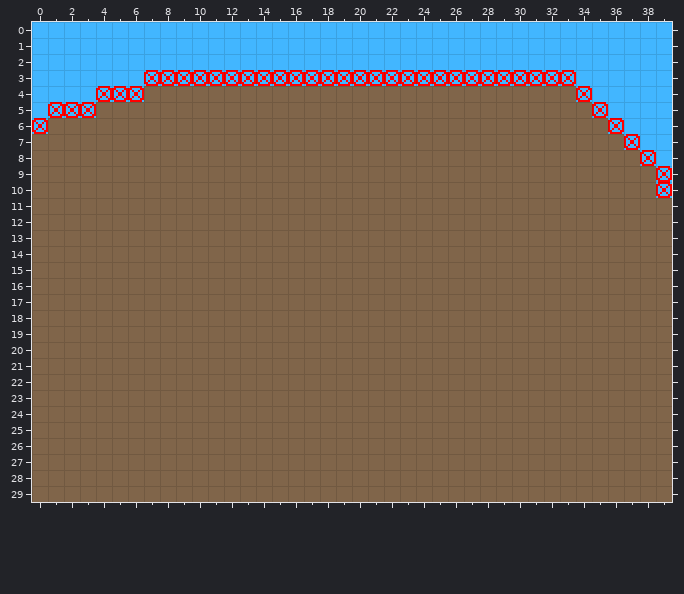
A Tiled map gets an edit: Avocado/data/maps/testing0.tmx. Above: the version before the commit.
Cells are 8x8 px. Shown: x 0..39, y 0..29.
Now the later version:
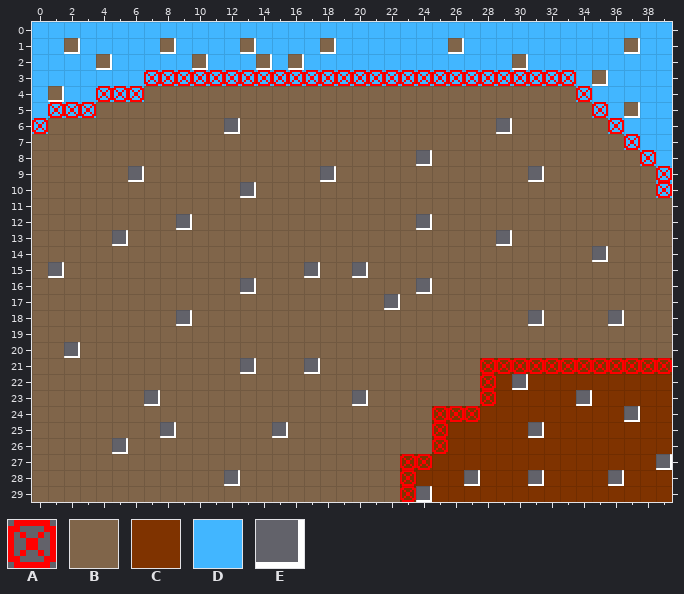
Key: from "spritesheet": A 56, B 64, C 65, D 66, E 133.
_ is an empty cell, . an unchanged one.
Change:
--- layer "background"
@@ x 12..29 @@
- 6 B................B
+ 6 E................E
@@ x 6..31 @@
- 8 ..................B.......
- 9 B...........B............B
-10 .......B..................
+ 8 ..................E.......
+ 9 E...........E............E
+10 .......E..................
@@ x 1..36 @@
-12 ........B..............B............
-13 ....B.......................B.......
-14 ..................................B.
-15 B...............B..B................
-16 ............B..........B............
-17 .....................B..............
-18 ........B.....................B....B
+12 ........E..............E............
+13 ....E.......................E.......
+14 ..................................E.
+15 E...............E..E................
+16 ............E..........E............
+17 .....................E..............
+18 ........E.....................E....E
@@ x 2..39 @@
-20 B.....................................
-21 ...........B...B..........BBBBBBBBBBBB
-22 ..........................BBBBBBBBBBBB
-23 .....B............B.......BBBBBBBBBBBB
-24 .......................BBBBBBBBBBBBBBB
-25 ......B......B.........BBBBBBBBBBBBBBB
-26 ...B...................BBBBBBBBBBBBBBB
-27 .....................BBBBBBBBBBBBBBBBB
-28 ..........B..........BBBBBBBBBBBBBBBBB
-29 .....................BBBBBBBBBBBBBBBBB
+20 E.....................................
+21 ...........E...E..........CCCCCCCCCCCC
+22 ..........................CCECCCCCCCCC
+23 .....E............E.......CCCCCCECCCCC
+24 .......................CCCCCCCCCCCCECC
+25 ......E......E.........CCCCCCECCCCCCCC
+26 ...E...................CCCCCCCCCCCCCCC
+27 .....................CCCCCCCCCCCCCCCCE
+28 ..........E..........CCCCECCCECCCCECCC
+29 .....................CECCCCCCCCCCCCCCC
--- layer "foreground"
@@ x 1..37 @@
- 1 .D.....D....D....D.......D..........D
- 2 ...D.....D...D.D.............D.......
- 3 ..................................D..
- 4 D....................................
- 5 ....................................D
- 6 ..........._.........................
+ 1 .E.....E....E....E.......E..........E
+ 2 ...E.....E...E.E.............E.......
+ 3 ..................................E..
+ 4 E....................................
+ 5 ....................................E
+ 6 ...........E.........................
@@ x 9..9 @@
-12 _
+12 E
@@ x 20..20 @@
-15 _
+15 E
@@ x 36..36 @@
-18 _
+18 E
@@ x 17..17 @@
-21 _
+21 E
@@ x 7..7 @@
-23 _
+23 E
--- layer "collision"
@@ x 23..39 @@
-21 .....____________
-22 ....._...........
-23 ....._...........
-24 ..___............
-25 .._..............
-26 .._..............
-27 __...............
-28 _................
-29 _................
+21 .....AAAAAAAAAAAA
+22 .....A...........
+23 .....A...........
+24 ..AAA............
+25 ..A..............
+26 ..A..............
+27 AA...............
+28 A................
+29 A................
